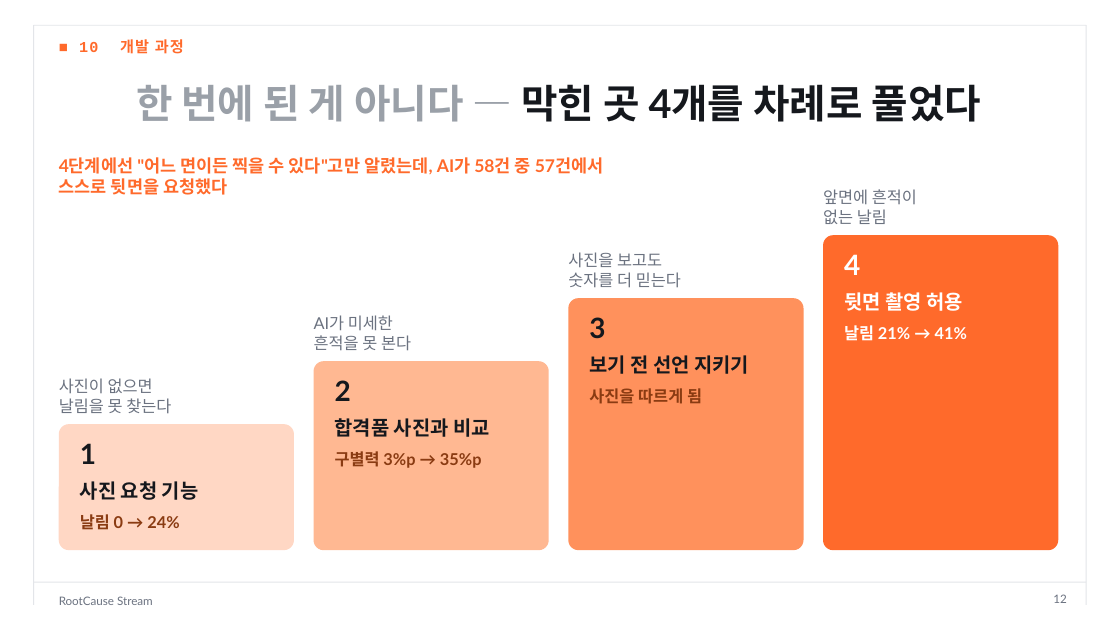
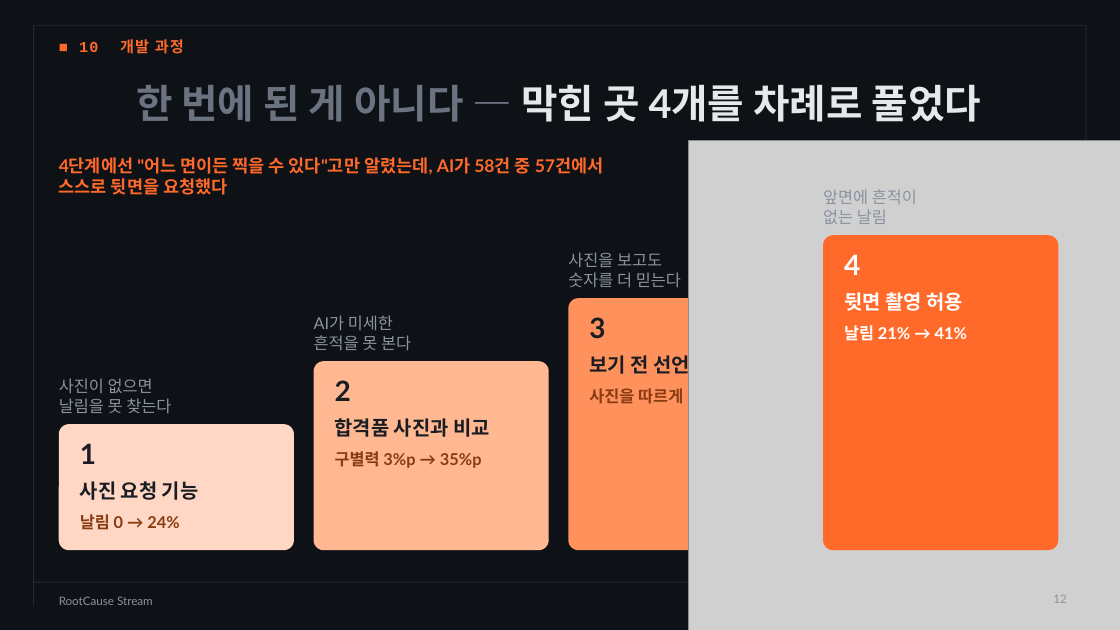
Before and after one commit to dlwogud/rootcause-stream, a slide deck: slide 12 of deck/RootCause_Stream_발표자료.pptx. Drawn at 1120x630 pixels with LibreOffice and Linux fonts; fonts in the diff are those of the drawing; grey boxes stand for pictures; background and template pictures are left out. Boxes give left, top, right and bottom in pixels: in the first picture for what was removed or moved away, otherwise in the second. Text is boxed around its words. In the diff, an @@ line names an element or a change of style, - is before the commit and + after.

```diff
--- a/deck/RootCause_Stream_발표자료.pptx
+++ b/deck/RootCause_Stream_발표자료.pptx
@@ background #FFFFFF to picture (left out) @@
@@ line (34, 25) - (34, 605): stroke #E3E5E9 0.75 pt to #232933 0.75 pt @@
@@ line (34, 25) - (1086, 25): stroke #E3E5E9 0.75 pt to #232933 0.75 pt @@
@@ line (1086, 25) - (1086, 605): stroke #E3E5E9 0.75 pt to #232933 0.75 pt @@
@@ title "한 번에 된 게 아니다 ..." at [136, 84, 981, 122]: text colour #9AA0A8 to #6B7280 in "한 번에 된 게 아니다 —"; text colour #15181D to #E6E8EB in "막힌 곳 4개를 차례로 풀었다" @@
@@ picture added at [689, 141, 1120, 630] @@
@@ text "보기 전 선언 지키기" at [589, 352, 690, 379]: text colour #15181D to #1A1D21 @@
@@ line (34, 582) - (1086, 582): stroke #E3E5E9 0.75 pt to #232933 0.75 pt @@
@@ text colour #6B7280 to #8A93A0 in 6 elements at [59, 596, 153, 605], [59, 378, 171, 413], [314, 315, 411, 350], [568, 252, 681, 287], [823, 189, 917, 224], [1053, 595, 1066, 603] @@
```
Also in this commit, not shown: 16 other slides changed, 8 other files.
